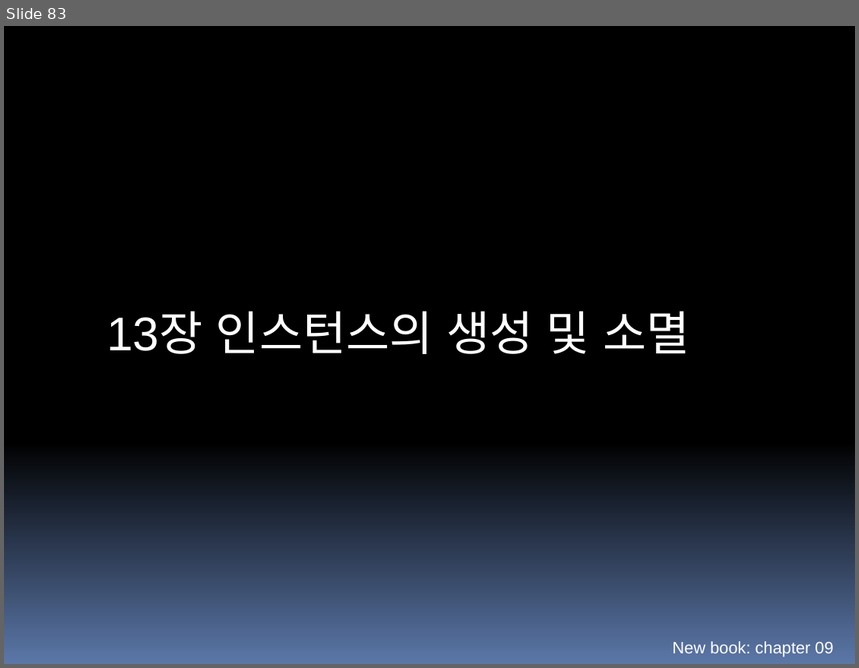
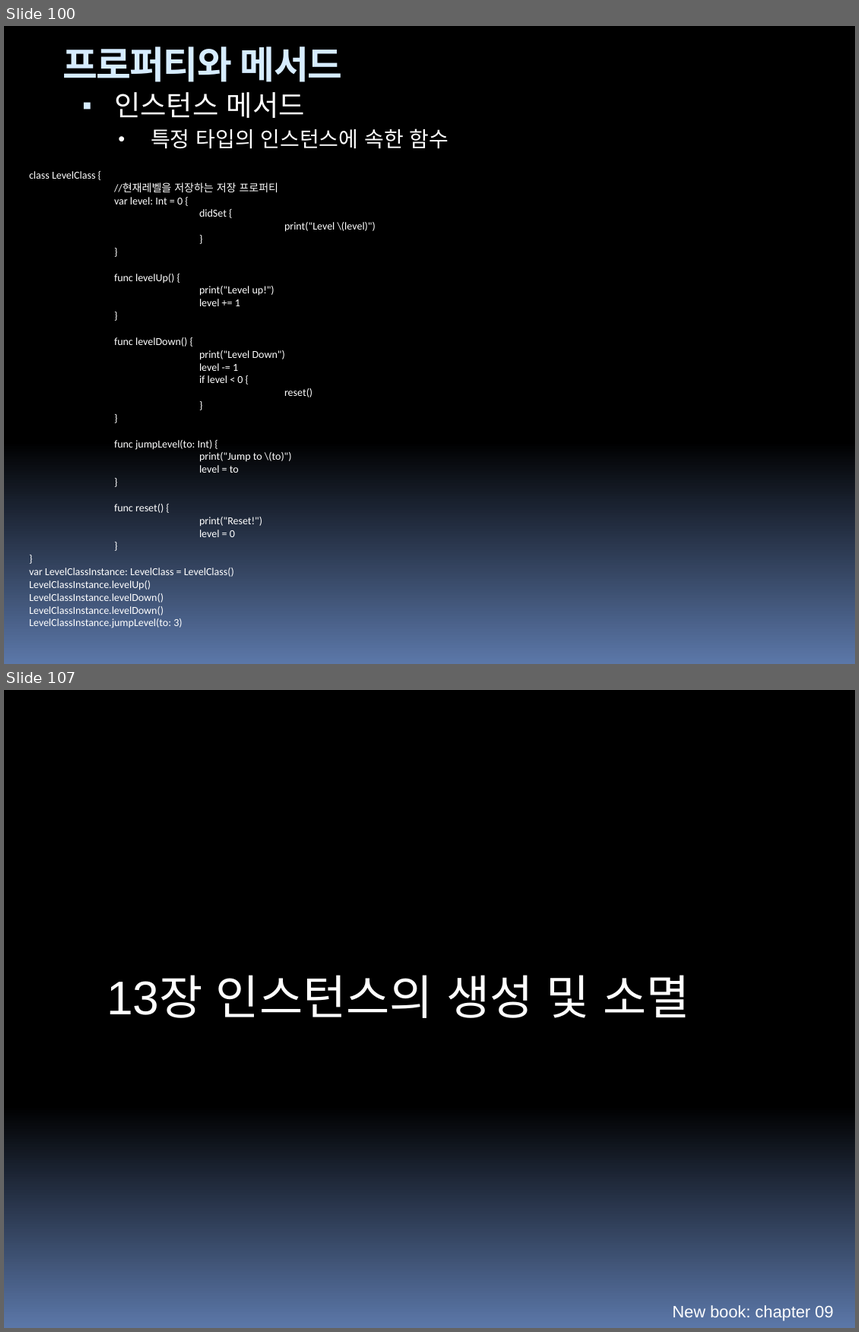
Before and after one commit to hounga13/helloSwift, a slide deck: Swift세미나자료.pptx. Shown one above the other, each under a label of ours: slide 83 before the commit, slides 100 and 107 after it; the slides between them are not shown. The pictures are 859x668 and 859x1332 pixels, drawn with LibreOffice and Linux fonts; fonts in the diff are those of the drawing. Boxes give left, top, right and bottom in pixels: in the first picture for what was removed or moved away, otherwise in the second. Text is boxed around its words. In the diff, an @@ line names an element or a change of style, - is before the commit and + after.

Commit message:
10장프로퍼티

```diff
--- a/Swift세미나자료.pptx
+++ b/Swift세미나자료.pptx
@@ slide 100 added at box(4, 26, 855, 664), background gradient #000000 to #5B77A8 @@
@@ text added at box(63, 47, 342, 82), 32 pt, text #D6ECFF, bold @@
+프로퍼티와 메서드
@@ text added at box(114, 92, 449, 149), 18 pt, text #FFFFFF @@
+▪ 인스턴스 메서드
+  • 특정 타입의 인스턴스에 속한 함수
@@ text added at box(29, 171, 376, 629), 9 pt, text #FFFFFF @@
+class LevelClass {
+//현재레벨을 저장하는 저장 프로퍼티
+var level: Int = 0 {
+didSet {
+print("Level \(level)")
+}
+}
+func levelUp() {
+print("Level up!")
+level += 1
+}
+func levelDown() {
+print("Level Down")
+level -= 1
+if level < 0 {
+reset()
+}
+}
+func jumpLevel(to: Int) {
+print("Jump to \(to)")
+level = to
+}
+func reset() {
+print("Reset!")
+level = 0
+}
+}
+var LevelClassInstance: LevelClass = LevelClass()
+LevelClassInstance.levelUp()
+LevelClassInstance.levelDown()
+LevelClassInstance.levelDown()
+LevelClassInstance.jumpLevel(to: 3)
@@ what was slide 83 is now slide 107 @@
```
Also in this commit, not shown: 2 slides changed, 25 other slides added, 2 slides removed.
